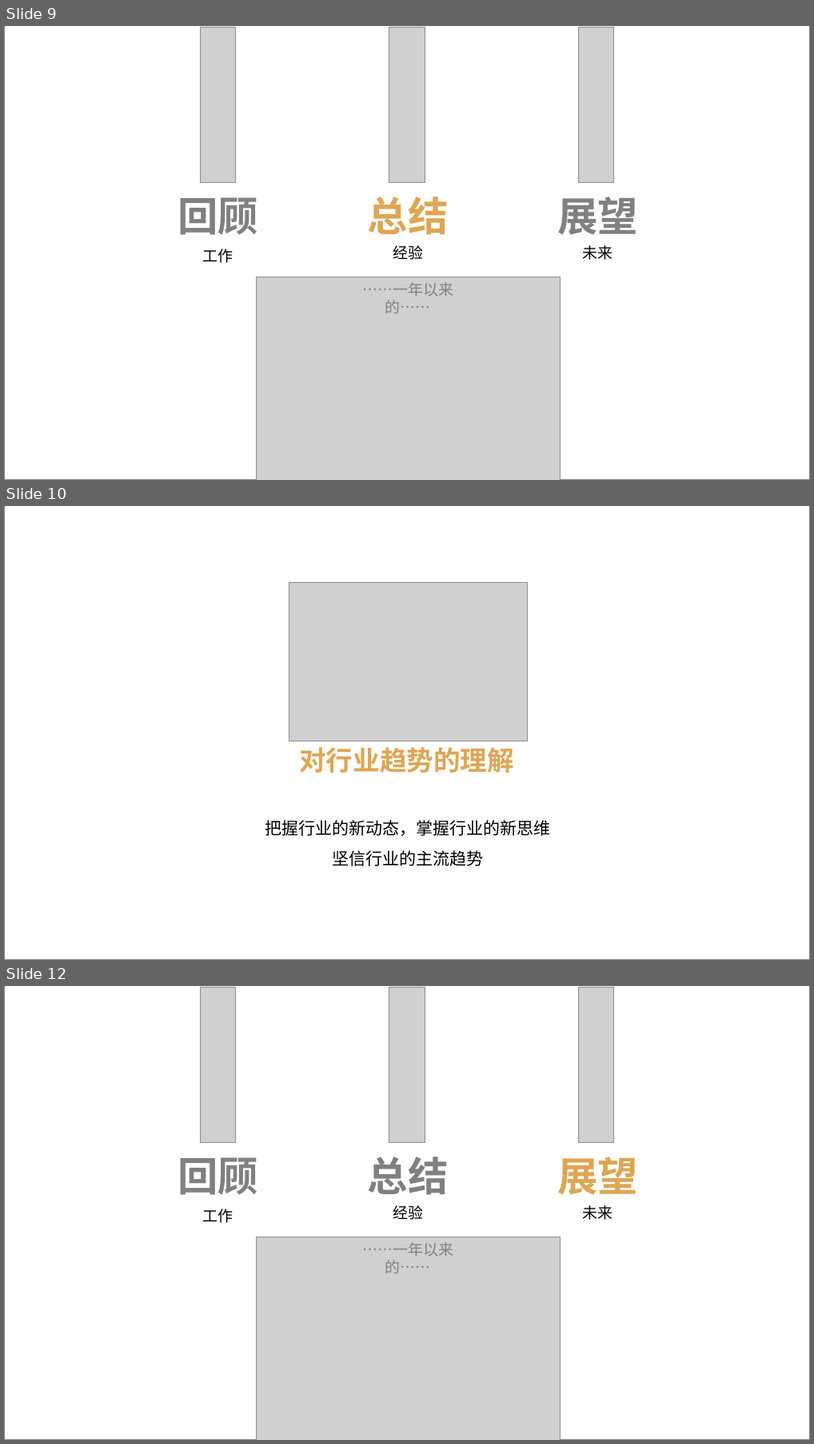
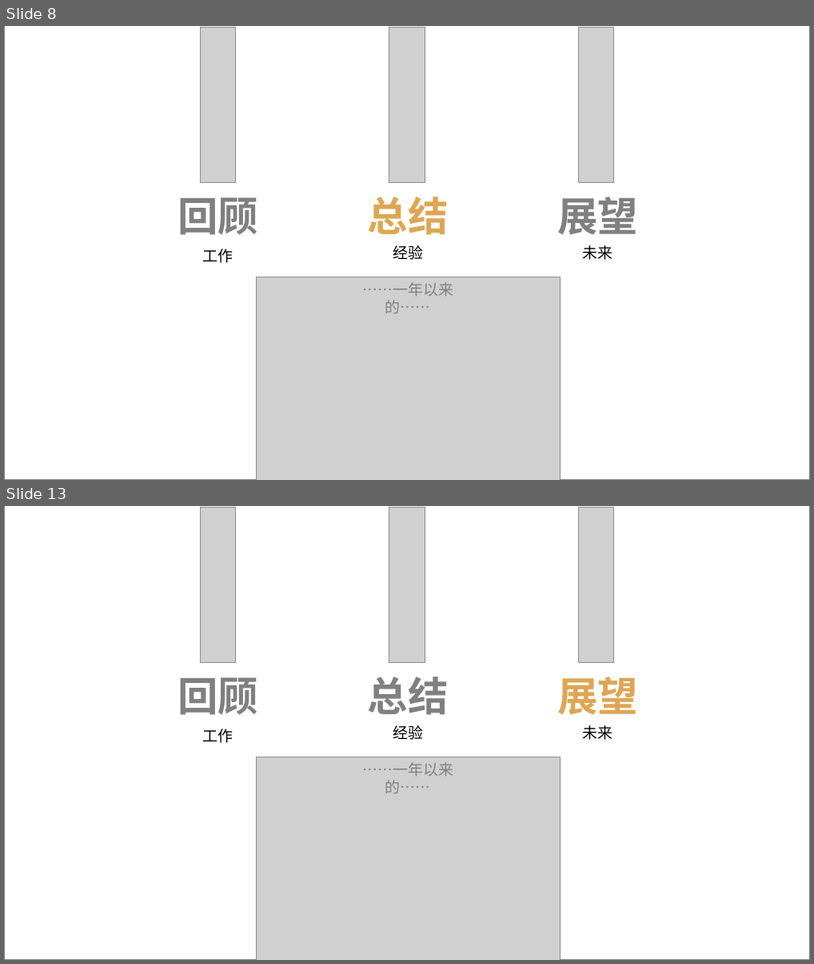
Before and after one commit to 523793658/Air, a slide deck: 2016年终工作总结ppt.pptx. Shown one above the other, each under a label of ours: slides 9, 10 and 12 before the commit, slides 8 and 13 after it; the slides between them are not shown. The pictures are 814x1444 and 814x964 pixels, drawn with LibreOffice and Linux fonts; fonts in the diff are those of the drawing; grey boxes stand for pictures. Boxes give left, top, right and bottom in pixels: in the first picture for what was removed or moved away, otherwise in the second. Text is boxed around its words. In the diff, an @@ line names an element or a change of style, - is before the commit and + after.

```diff
--- a/2016年终工作总结ppt.pptx
+++ b/2016年终工作总结ppt.pptx
@@ slide 10 removed at [4,506,810,960], background #FFFFFF; not listed: 1 template element that a slide beside it also shows @@
@@ picture removed at [289,582,527,740] @@
@@ text removed at [299,747,514,772] @@
-对行业趋势的理解
@@ text removed at [265,820,551,866] @@
-把握行业的新动态，掌握行业的新思维
-坚信行业的主流趋势
@@ what was slide 9 is now slide 8 @@
@@ what was slide 12 is now slide 13 @@
```
Also in this commit, not shown: 3 slides changed, 9 slides added, 8 other slides removed.
